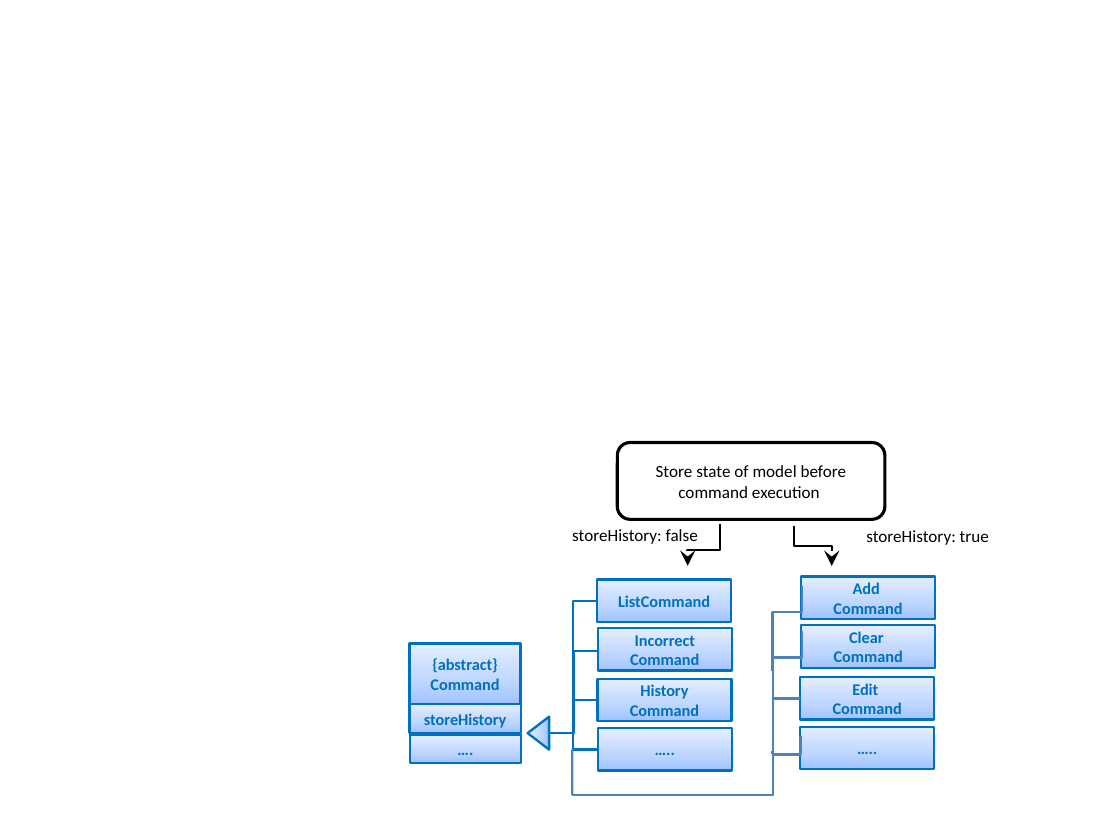
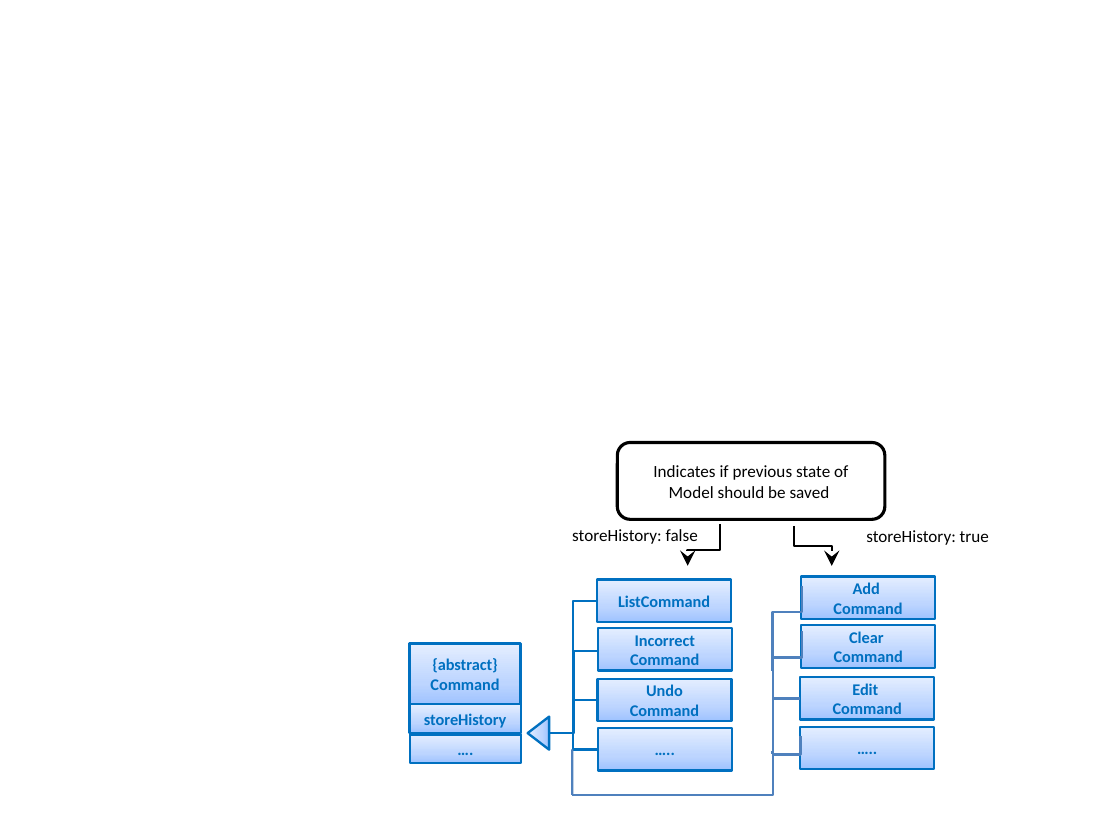
Before and after one commit to CS2103AUG2016-W10-C1/addressbook-level4, a slide deck: slide 3 of docs/diagrams/newLogicDiagrams.pptx. Drawn at 1120x840 pixels with LibreOffice and Linux fonts; fonts in the diff are those of the drawing. Boxes give left, top, right and bottom in pixels: in the first picture for what was removed or moved away, otherwise in the second. Text is boxed around its words. In the diff, an @@ line names an element or a change of style, - is before the commit and + after.

```diff
--- a/docs/diagrams/newLogicDiagrams.pptx
+++ b/docs/diagrams/newLogicDiagrams.pptx
@@ text in rounded rectangle at box(653, 465, 848, 498): text changed @@
-Store state of model before command execution
+Indicates if previous state of Model should be saved
@@ text in rectangle at box(630, 684, 699, 721): text changed @@
-History
-Command
+Undo
+Command
```
Also in this commit, not shown: 1 other slide changed, 3 other files.
